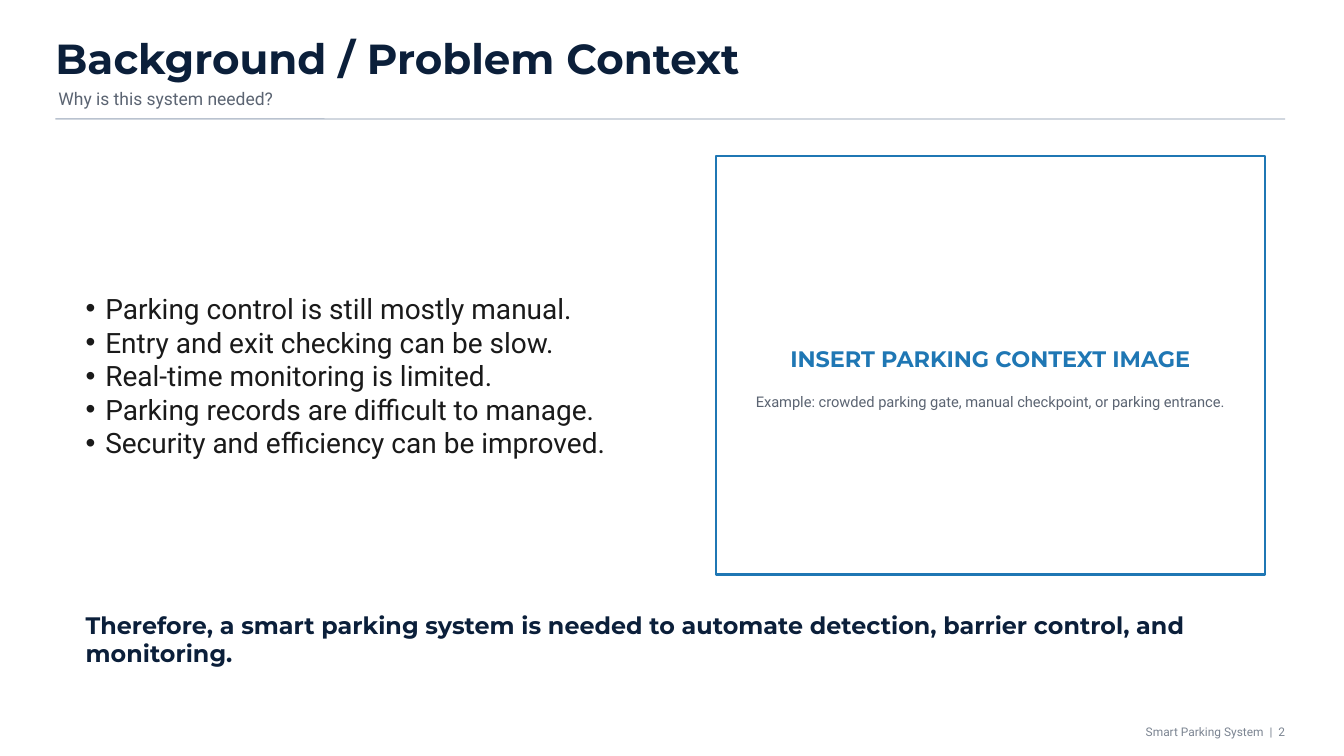
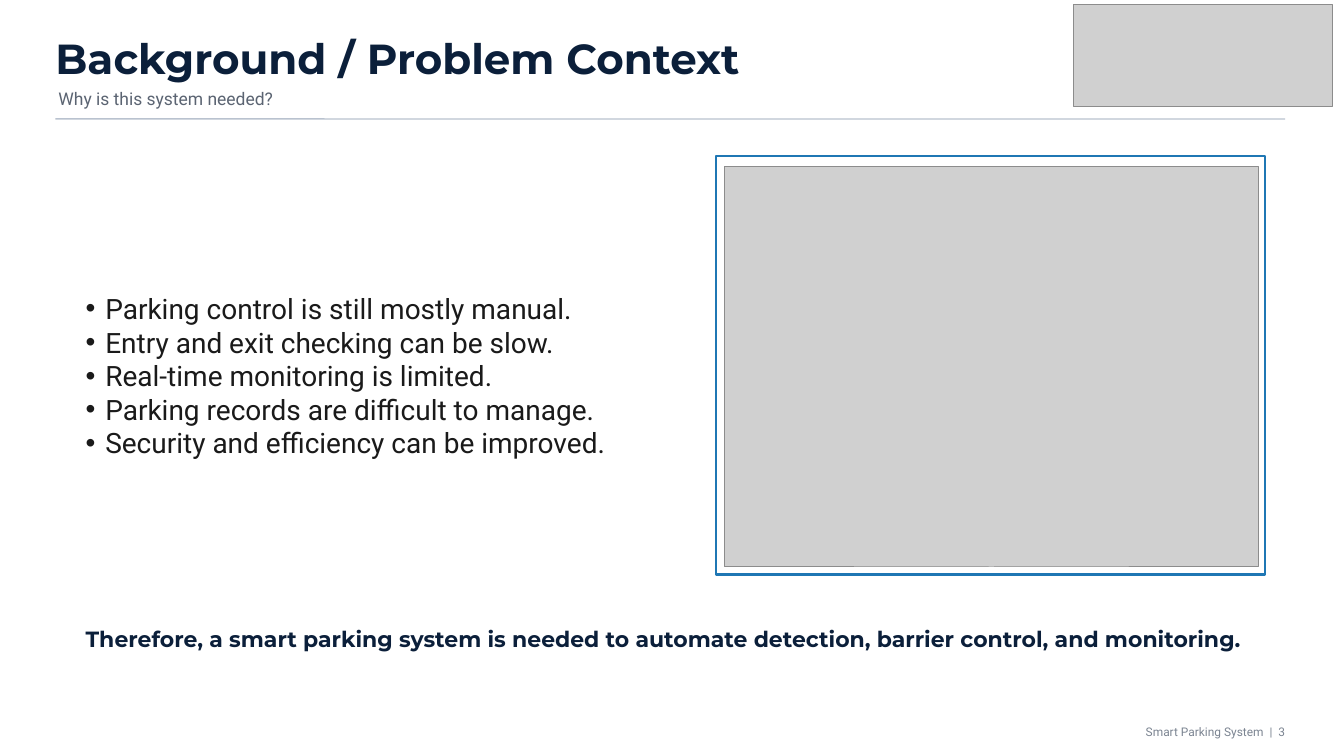
Before and after one commit to RyugaWork/IOT_SU26-Smark-parking-system-with-AI-and-Dashboard, a slide deck: slide 3 of Presentation/Smart_Parking_Presentation_Basic.pptx (slide 2 before the commit). Drawn at 1344x756 pixels with LibreOffice and Linux fonts; fonts in the diff are those of the drawing; grey boxes stand for pictures. Boxes give left, top, right and bottom in pixels: in the first picture for what was removed or moved away, otherwise in the second. Text is boxed around its words. In the diff, an @@ line names an element or a change of style, - is before the commit and + after.

```diff
--- a/Presentation/Smart_Parking_Presentation_Basic.pptx
+++ b/Presentation/Smart_Parking_Presentation_Basic.pptx
@@ picture added at (1074, 5, 1334, 107) @@
@@ picture added at (725, 166, 1259, 568) @@
@@ text removed at (790, 351, 1190, 368) @@
-INSERT PARKING CONTEXT IMAGE
@@ text removed at (756, 396, 1224, 410) @@
-Example: crowded parking gate, manual checkpoint, or parking entrance.
@@ text "Therefore, a smart parking system ..." at (86, 629, 1240, 652): size 17 to 15.7 pt @@
@@ text at (1146, 727, 1285, 739): text changed @@
-Smart Parking System | 2
+Smart Parking System | 3
```
Also in this commit, not shown: 10 other slides changed, 4 slides added, 3 other files.
